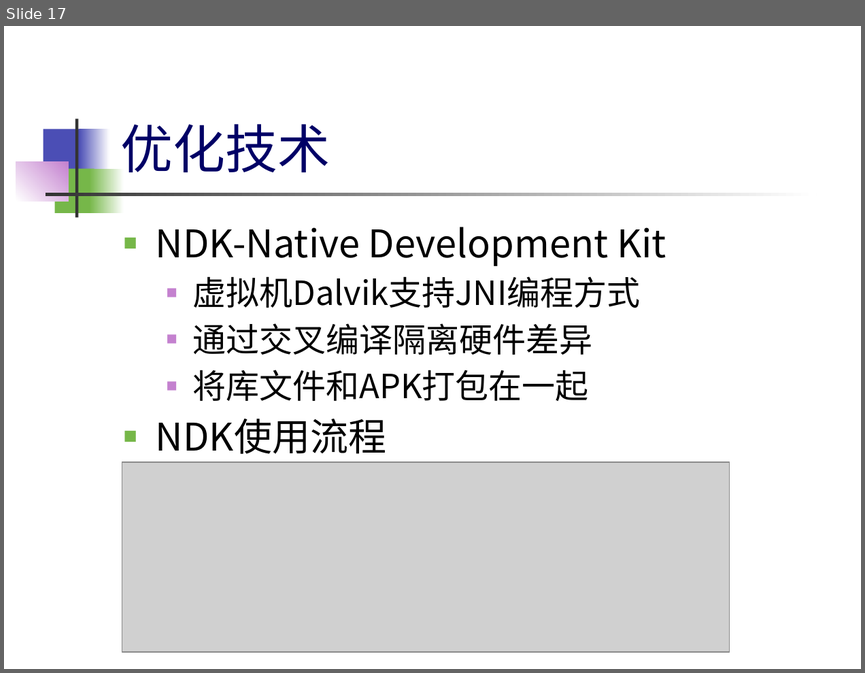
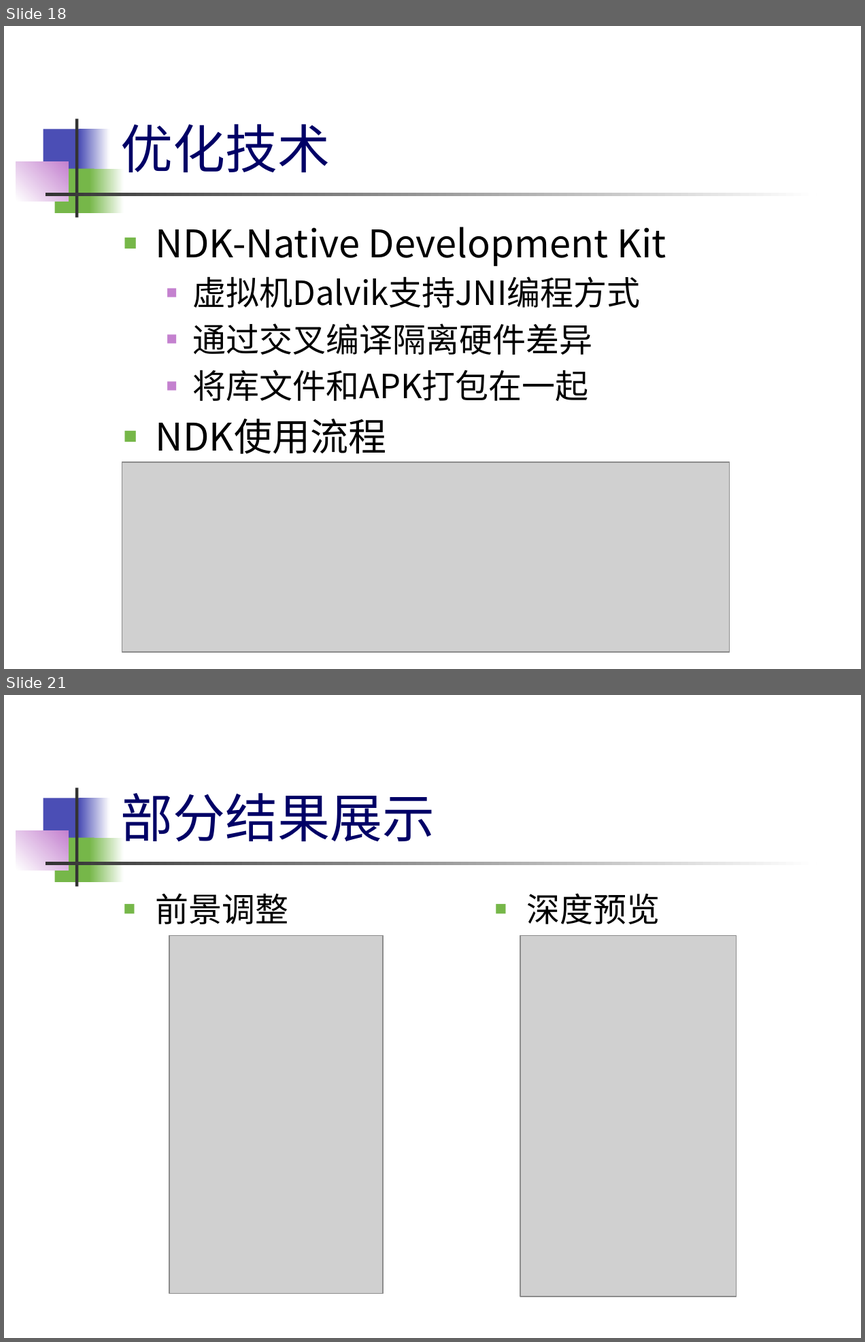
Before and after one commit to eric08/zja-graduation-design, a slide deck: OMG/毕设.pptx. Shown one above the other, each under a label of ours: slide 17 before the commit, slides 18 and 21 after it; the slides between them are not shown. The pictures are 865x673 and 865x1342 pixels, drawn with LibreOffice and Linux fonts; fonts in the diff are those of the drawing; grey boxes stand for pictures. Boxes give left, top, right and bottom in pixels: in the first picture for what was removed or moved away, otherwise in the second. Text is boxed around its words. In the diff, an @@ line names an element or a change of style, - is before the commit and + after.

```diff
--- a/OMG/毕设.pptx
+++ b/OMG/毕设.pptx
@@ slide 21 added at [4,695,861,1338], background #FFFFFF; not listed: 7 template elements that a slide beside it also shows @@
@@ title added at [120,793,434,842], 44 pt, text #000066 @@
+部分结果展示
@@ text added at [156,893,289,924], 28 pt, text #000000 @@
+■ 前景调整
@@ text added at [527,893,660,924], 28 pt, text #000000 @@
+■ 深度预览
@@ picture added at [169,936,383,1293] @@
@@ picture added at [520,936,736,1297] @@
@@ what was slide 17 is now slide 18 @@
```
Also in this commit, not shown: 4 other slides added, 8 other files.
